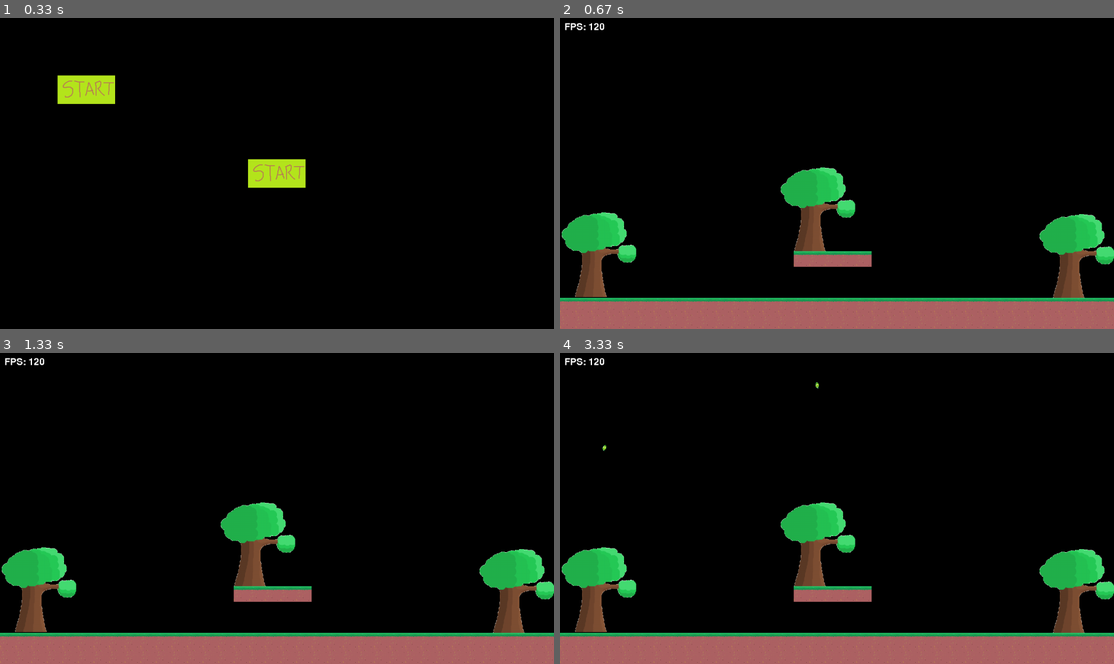
Above: before the commit, frames 1-4 (two rows, left to right).
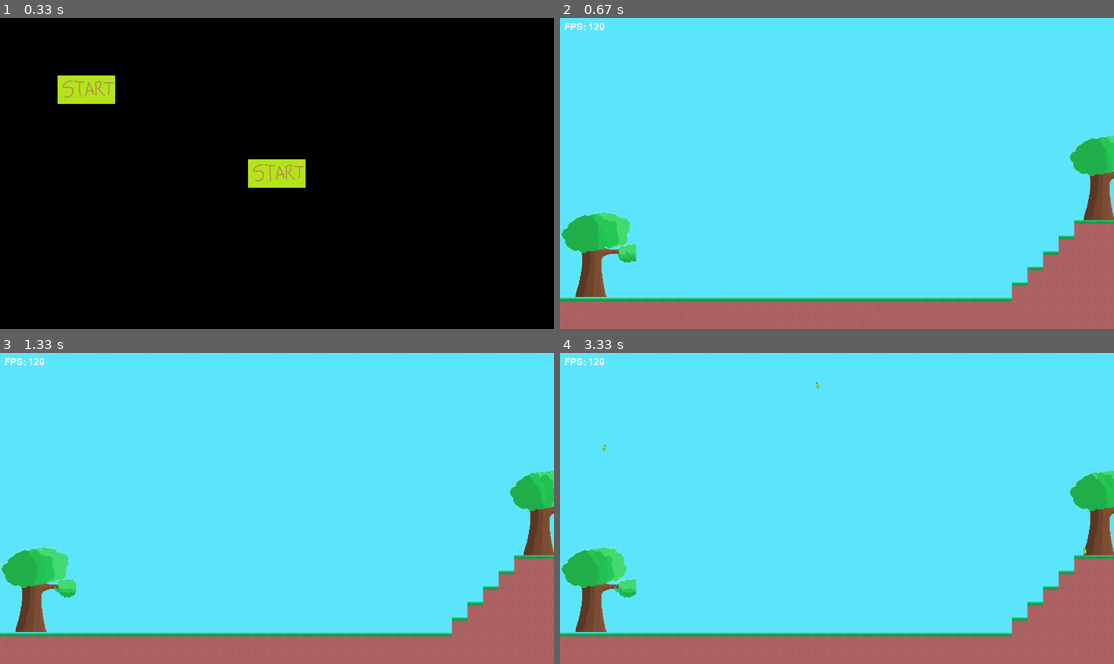
Above: after the commit, the same moments.

Repository: Miyuru-Shalitha/pygame-environment
Game: pygame game, started from main.py
Same seed, same stepped clock (60 frames per second), same inputs: the game is played once before the commit and once after it.
Inputs (mouse positions are in pixels of both pictures, inside the frame that each line leads up to):
- Up to frame 1 (0.33 s): no input
- Up to frame 2 (0.67 s): press the mouse at (837, 173) at 0.37 s; move the mouse to (825, 129) at 0.47 s; release the mouse at (814, 89) at 0.6 s
- Up to frame 3 (1.33 s): no input
- Up to frame 4 (3.33 s): no input

Frame 1 is identical in both runs. In frame 2, 88% of the frame differs, in the area x 0-100%, y 0-92%; in frame 3, 88%; in frame 4, 88%.

Commit message:
Add tree animation

Diff:
--- a/background.json
+++ b/background.json
@@ -1,11 +1,4 @@
 [
-    {
-        "sprite_name": "tree",
-        "x_coord": 1620.0,
-        "y_coord": 675.0,
-        "width": 300.0,
-        "height": 300.0
-    },
     {
         "sprite_name": "tree",
         "x_coord": -36.0,
@@ -15,8 +8,8 @@
     },
     {
         "sprite_name": "tree",
-        "x_coord": 723.0,
-        "y_coord": 513.0,
+        "x_coord": 1725.0,
+        "y_coord": 402.0,
         "width": 300.0,
         "height": 300.0
     }
--- a/config.py
+++ b/config.py
@@ -11,3 +11,4 @@
 GREEN = (0, 255, 0)
 YELLOW = (255, 255, 0)
 WHITE = (255, 255, 255)
+SKY_COLOR = (94, 231, 255)
--- a/game.py
+++ b/game.py
@@ -183,7 +183,7 @@
                     if event.button == 3:
                         mouse_clicks["right"] = False
 
-            self.screen.fill(BLACK)
+            self.screen.fill(SKY_COLOR)
 
             # FPS TEXT #########################################
             text_surface = self.font.render(f"FPS: {round(self.clock.get_fps())}", False, WHITE)
@@ -220,18 +220,6 @@
             self.clock.tick(FPS)
 
     def show_level_editor(self):
-        # with open("background.json", "r") as background_file:
-        #     data = json.load(background_file)
-        #
-        #     for obj in data:
-        #         if obj["object"] == "tree":
-        #             sprite = Tree(x=obj["x_coord"], y=obj["y_coord"], width=obj["width"] * UNIT_X,
-        #                           height=obj["height"] * UNIT_Y)
-        #             background_sprites.add(sprite)
-
-        with open("background.json", "r") as background_file:
-            prev_background_data = json.load(background_file)
-
         with open("map.txt", "r") as map_file:
             prev_data = map_file.read()
             prev_data = prev_data.split("\n")
--- a/map.txt
+++ b/map.txt
@@ -11,11 +11,11 @@
 000000000000000000000000000000000000000000000000000000000000
 000000000000000000000000000000000000000000000000000000000000
 000000000000000000000000000000000000000000000000000000000000
-000000000000000000000000000000000000000000000000000000000000
-000000000000000000000000000000000000000000000000000000000000
-000000000000000GGGGG0000000000000000000000000000000000000000
-000000000000000000000000000000000000000000000000000000000000
-000000000000000000000000000000000000000000000000000000000000
-GGGGGGGGGGGGGGGGGGGGGGGGGGGGGGGGGGGGGGGGGGGGGGGGGGGGGGGGGGGG
+000000000000000000000000000000000GGG000000000000000000000000
+00000000000000000000000000000000GDDD000000000000000000000000
+0000000000000000000000000000000GDDDD000000000000000000000000
+000000000000000000000000000000GDDDDD000000000000000000000000
+00000000000000000000000000000GDDDDDD000000000000000000000000
+GGGGGGGGGGGGGGGGGGGGGGGGGGGGGDDDDDDDGGGGGGGGGGGGGGGGGGGGGGGG
 DDDDDDDDDDDDDDDDDDDDDDDDDDDDDDDDDDDDDDDDDDDDDDDDDDDDDDDDDDDD
 DDDDDDDDDDDDDDDDDDDDDDDDDDDDDDDDDDDDDDDDDDDDDDDDDDDDDDDDDDDD
--- a/tree.py
+++ b/tree.py
@@ -1,3 +1,4 @@
+import random
 import pygame
 from config import *
 
@@ -14,6 +15,131 @@
         self.rect.height = height
         self.rect.x = x
         self.rect.y = y
+        self.x = 0
+
+        self.image_copy = self.image.copy()
+        self.rect_copy = self.image_copy.get_rect()
+
+        self.image1 = pygame.image.load("images/game-assets/tree/tree-f-1.png").convert()
+        self.image1 = pygame.transform.scale(self.image1, (width, height))
+        self.image1.set_colorkey(WHITE)
+        self.rect1 = self.image1.get_rect()
+        self.x_change1 = 0
+        self.is_x_change1_reversed = False
+
+        self.image2 = pygame.image.load("images/game-assets/tree/tree-f-2.png").convert()
+        self.image2 = pygame.transform.scale(self.image2, (width, height))
+        self.image2.set_colorkey(WHITE)
+        self.rect2 = self.image2.get_rect()
+        self.x_change2 = 0
+        self.is_x_change2_reversed = False
+
+        self.image3 = pygame.image.load("images/game-assets/tree/tree-f-3.png").convert()
+        self.image3 = pygame.transform.scale(self.image3, (width, height))
+        self.image3.set_colorkey(WHITE)
+        self.rect3 = self.image3.get_rect()
+        self.x_change3 = 0
+        self.is_x_change3_reversed = False
+
+        self.image4 = pygame.image.load("images/game-assets/tree/tree-f-4.png").convert()
+        self.image4 = pygame.transform.scale(self.image4, (width, height))
+        self.image4.set_colorkey(WHITE)
+        self.rect4 = self.image4.get_rect()
+        self.x_change4 = 0
+        self.is_x_change4_reversed = False
+
+        self.image5 = pygame.image.load("images/game-assets/tree/tree-f-5.png").convert()
+        self.image5 = pygame.transform.scale(self.image5, (width, height))
+        self.image5.set_colorkey(WHITE)
+        self.rect5 = self.image5.get_rect()
+        self.x_change5 = 0
+        self.is_x_change5_reversed = False
+
+        self.image6 = pygame.image.load("images/game-assets/tree/tree-f-6.png").convert()
+        self.image6 = pygame.transform.scale(self.image6, (width, height))
+        self.image6.set_colorkey(WHITE)
+        self.rect6 = self.image6.get_rect()
+        self.x_change6 = 0
+        self.is_x_change6_reversed = False
 
     def update(self):
-        pass
+        self.image.fill(SKY_COLOR)
+        self.image.blit(self.image_copy, self.rect_copy)
+
+        # Image1
+        self.image.blit(self.image1, self.rect1)
+        self.rect1.x += self.x_change1 * UNIT_X
+
+        if self.is_x_change1_reversed:
+            self.x_change1 -= random.uniform(0.0, 0.1)
+            if self.x_change1 < -1.5:
+                self.is_x_change1_reversed = False
+        else:
+            self.x_change1 += random.uniform(0.0, 0.1)
+            if self.x_change1 > 1.5:
+                self.is_x_change1_reversed = True
+
+        # Image2
+        self.image.blit(self.image2, self.rect2)
+        self.rect2.x += self.x_change2 * UNIT_X
+
+        if self.is_x_change2_reversed:
+            self.x_change2 -= random.uniform(0.0, 0.1)
+            if self.x_change2 < -1.5:
+                self.is_x_change2_reversed = False
+        else:
+            self.x_change2 += random.uniform(0.0, 0.1)
+            if self.x_change2 > 1.5:
+                self.is_x_change2_reversed = True
+
+            # Image3
+            self.image.blit(self.image3, self.rect3)
+            self.rect3.x += self.x_change3 * UNIT_X
+
+            if self.is_x_change3_reversed:
+                self.x_change3 -= random.uniform(0.0, 0.1)
+                if self.x_change3 < -1.5:
+                    self.is_x_change3_reversed = False
+            else:
+                self.x_change3 += random.uniform(0.0, 0.1)
+                if self.x_change3 > 1.5:
+                    self.is_x_change3_reversed = True
+
+        # Image4
+        self.image.blit(self.image4, self.rect4)
+        self.rect4.x += self.x_change4 * UNIT_X
+
+        if self.is_x_change4_reversed:
+            self.x_change4 -= random.uniform(0.0, 0.1)
+            if self.x_change4 < -1.5:
+                self.is_x_change4_reversed = False
+        else:
+            self.x_change4 += random.uniform(0.0, 0.1)
+            if self.x_change4 > 1.5:
+                self.is_x_change4_reversed = True
+
+        # Image5
+        self.image.blit(self.image5, self.rect5)
+        self.rect5.x += self.x_change5 * UNIT_X
+
+        if self.is_x_change5_reversed:
+            self.x_change5 -= random.uniform(0.0, 0.1)
+            if self.x_change5 < -1.5:
+                self.is_x_change5_reversed = False
+        else:
+            self.x_change5 += random.uniform(0.0, 0.1)
+            if self.x_change5 > 1.5:
+                self.is_x_change5_reversed = True
+
+        # Image6
+        self.image.blit(self.image6, self.rect6)
+        self.rect6.x += self.x_change6 * UNIT_X
+
+        if self.is_x_change6_reversed:
+            self.x_change6 -= random.uniform(0.0, 0.1)
+            if self.x_change6 < -1.5:
+                self.is_x_change6_reversed = False
+        else:
+            self.x_change6 += random.uniform(0.0, 0.1)
+            if self.x_change6 > 1.5:
+                self.is_x_change6_reversed = True
Binary file added: images/test/arrow.png
